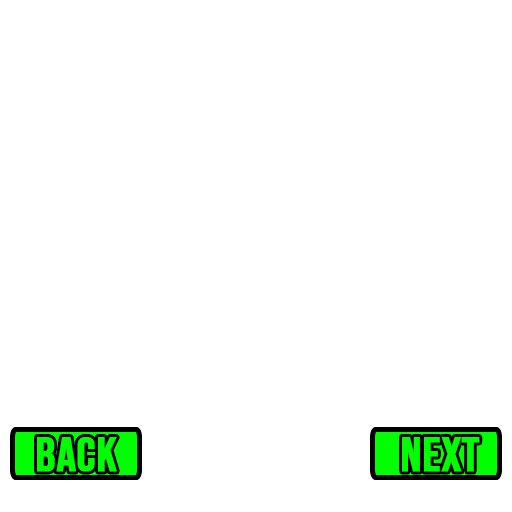
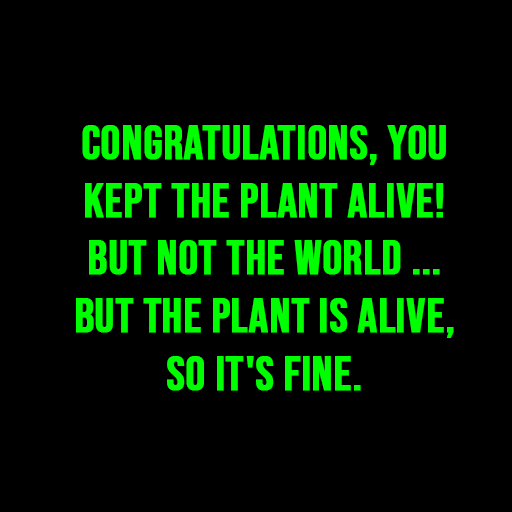
Two versions of the same layered image (w=512, h=512). Layer-by-layer changes:
renamed "CONGRATULATIONS! YOU WIN! (AND you DESTROY THE WORLD!)" to "Congratulations, you kept the plant alive! but not the world ..", showed it, painted on it over [76, 125, 454, 391]
showed "Capa 2" over [0, 0, 512, 512]
hid group "Buttons" (11 layers) over [10, 173, 502, 480]
